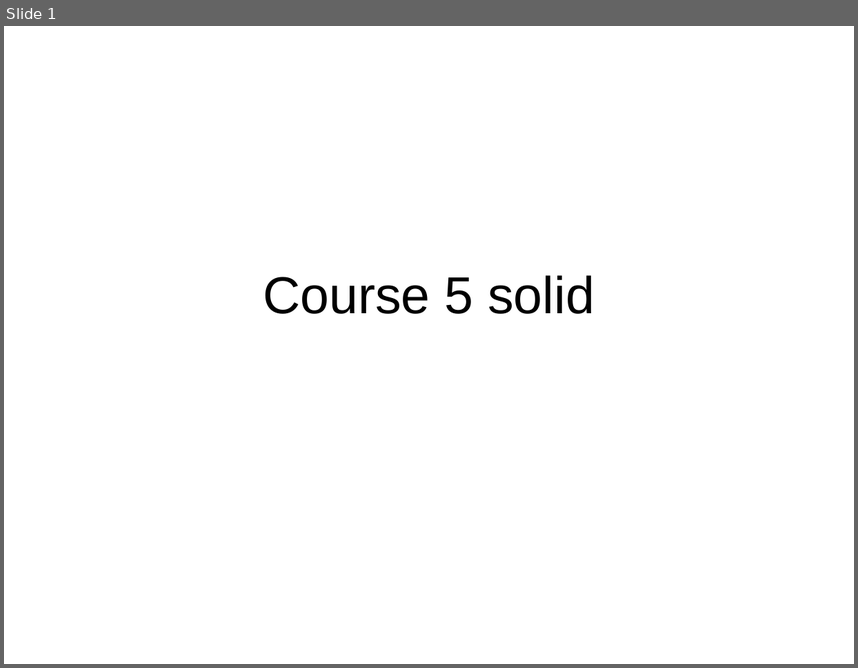
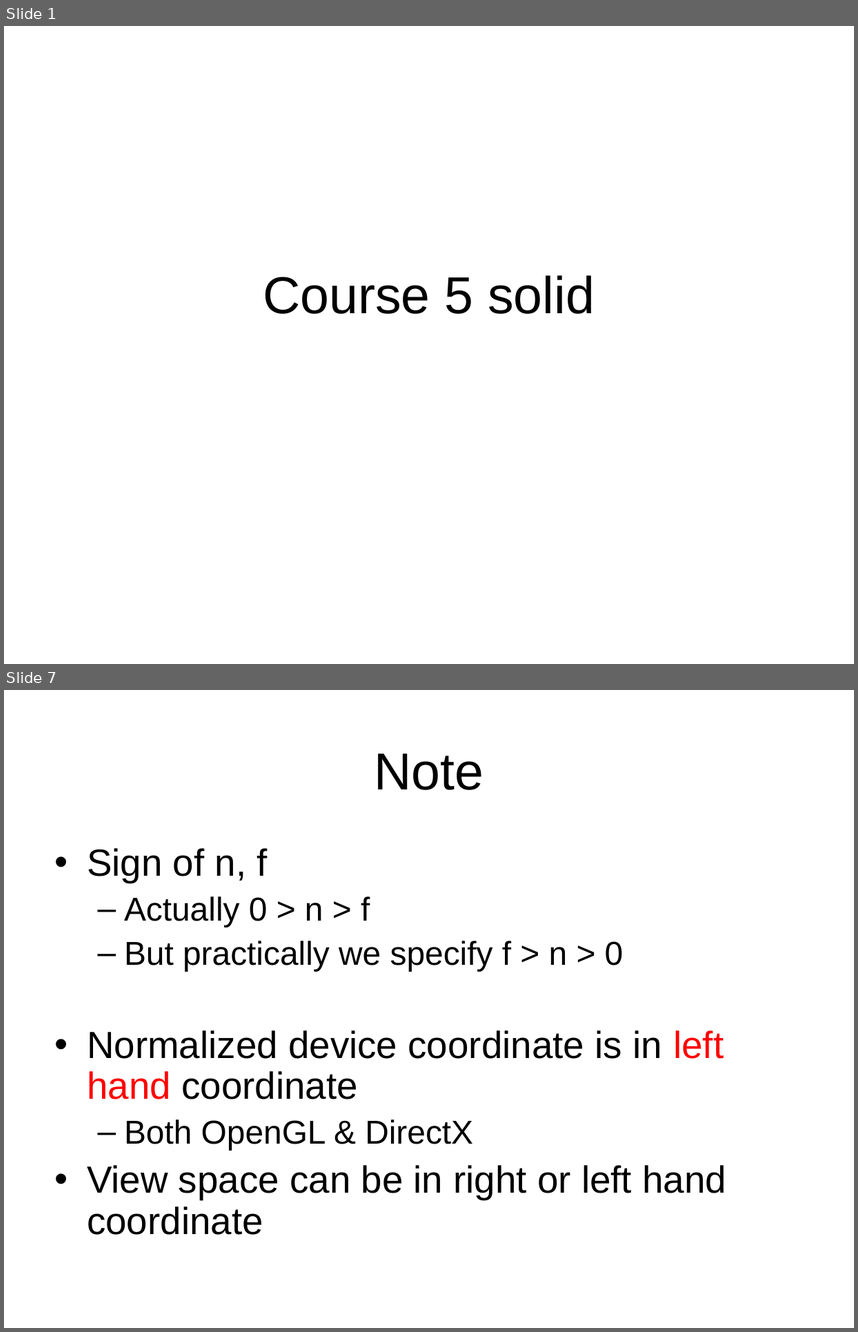
Before and after one commit to ianslayer/gpu_course, a slide deck: course5/course5.ppt. Shown one above the other, each under a label of ours: slide 1 before the commit, slides 1 and 7 after it; the slides between them are not shown. The pictures are 858x668 and 858x1332 pixels, drawn with LibreOffice and Linux fonts; fonts in the diff are those of the drawing. Boxes give left, top, right and bottom in pixels: in the first picture for what was removed or moved away, otherwise in the second. Text is boxed around its words. In the diff, an @@ line names an element or a change of style, - is before the commit and + after.

```diff
--- a/course5/course5.ppt
+++ b/course5/course5.ppt
@@ slide 7 added at [4, 690, 854, 1328], background #FFFFFF @@
@@ title added at [374, 753, 484, 790], 44 pt, text #000000 @@
+Note
@@ text added at [87, 848, 726, 1234], 32 pt, text #000000 @@
+• Sign of n, f
+  – Actually 0 > n > f
+  – But practically we specify f > n > 0
+• Normalized device coordinate is in left hand coordinate
+  – Both OpenGL & DirectX
+• View space can be in right or left hand coordinate
```
Also in this commit, not shown: 20 other slides added, 7 slides removed, 31 other files.
